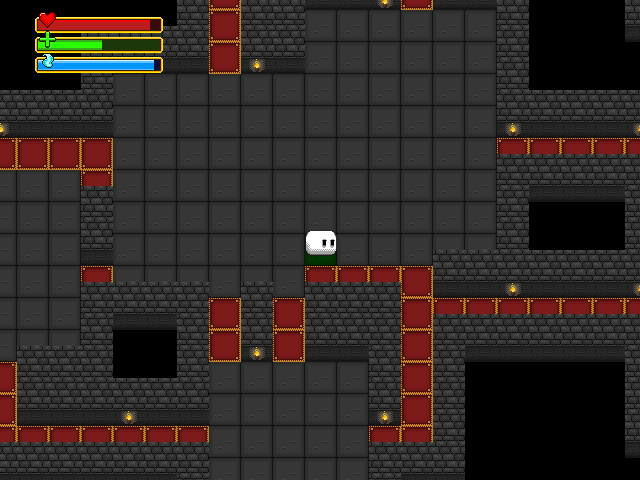
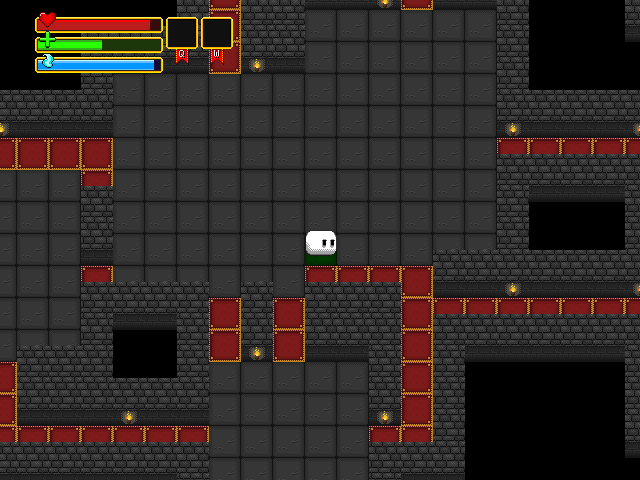
Layered file, before and after one edit (640 x 480). Changes by layer:
added layer "Q copy" above "Background" over [166, 17, 233, 65]
